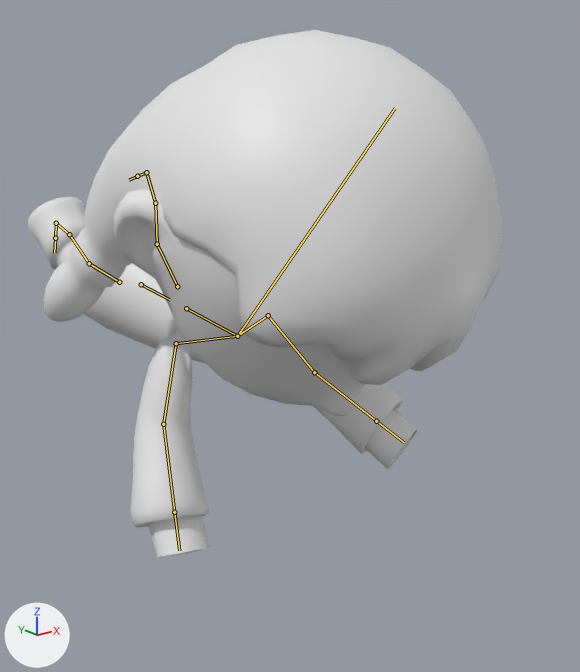
One commit to the FBX model Assets/Models/Character/Animations/Amelie_Cat_MidairDodge.fbx: the scene before it, then after it.
Rendered twice from a 50 mm camera at (-1.108, -2.09, 0.889) aimed at (0.124, -0.55, 0.273). Arrows for +X, +Y and +Z are at lower left; the lights stay in place. The first picture is the older version. Both versions are drawn at frame 15 of the action 'Armature|CAT DASH IN AIR'; the numbers are the values there. The bones that change, and the others that lie on the model, are drawn over the model as lines.

Names of what the first picture shows: 'gambe_LP'.
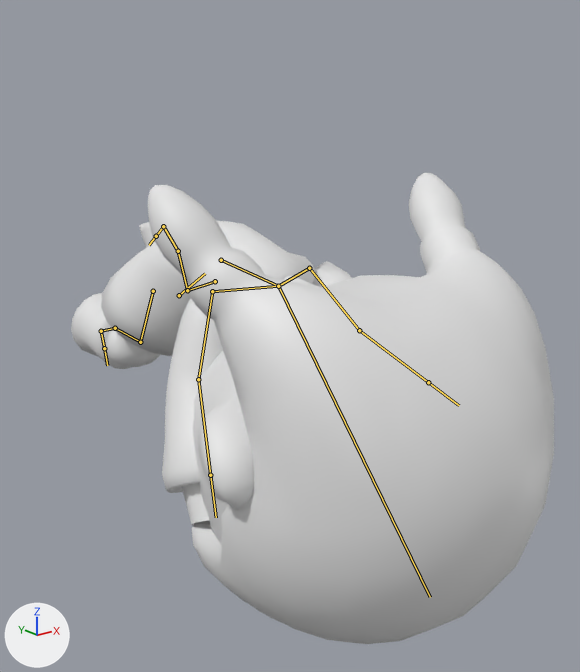
Edits to the scene script, one JSON object a line:
```json
{"block": "bone_bacino", "where": "bone_bacino = bpy.data.objects['Armature'].pose.bones['bacino']"}
{"op": "set", "path": "bone_bacino.location", "old": "(0.0, 1.87, 0.0)", "new": "(0.0, 1.89, 0.49)"}
{"op": "set", "path": "bone_bacino.rotation_quaternion", "old": "(0.652, 0.756, 0.043, -0.027)", "new": "(0.887, 0.458, 0.039, -0.041)", "note": "degrees (99, 6, 2) -> degrees (54, 6, -2)"}
{"block": "bone_busto", "where": "bone_busto = bpy.data.objects['Armature'].pose.bones['busto']  # child of 'bacino'"}
{"op": "set", "path": "bone_busto.rotation_quaternion", "old": "(1.0, 0.0, 0.0, 0.0)", "new": "(0.93, 0.367, 0.025, 0.016)", "note": "degrees (0, 0, 0) -> degrees (43, 2, 3)"}
{"block": "bone_testa", "where": "bone_testa = bpy.data.objects['Armature'].pose.bones['testa']  # child of 'busto'"}
{"op": "set", "path": "bone_testa.rotation_quaternion", "old": "(0.878, -0.478, -0.032, 0.021)", "new": "(0.94, 0.338, -0.008, 0.043)", "note": "degrees (-57, -2, 4) -> degrees (39, -3, 4)"}
{"block": "bone_gamba_l", "where": "bone_gamba_l = bpy.data.objects['Armature'].pose.bones['gamba.L']  # child of 'bacino'"}
{"op": "set", "path": "bone_gamba_l.rotation_quaternion", "old": "(0.959, -0.274, 0.03, 0.063)", "new": "(0.989, -0.133, 0.029, 0.063)", "note": "degrees (-32, 5, 6) -> degrees (-15, 4, 7)"}
{"block": "bone_ginocchio_l", "where": "bone_ginocchio_l = bpy.data.objects['Armature'].pose.bones['ginocchio.L']  # child of 'gamba.L'"}
{"op": "set", "path": "bone_ginocchio_l.rotation_quaternion", "old": "(0.937, -0.348, 0.02, -0.017)", "new": "(0.777, -0.628, 0.035, -0.017)", "note": "degrees (-41, 1, -3) -> degrees (-78, 2, -4)"}
{"block": "bone_gamba_r", "where": "bone_gamba_r = bpy.data.objects['Armature'].pose.bones['gamba.R']  # child of 'bacino'"}
{"op": "set", "path": "bone_gamba_r.rotation_quaternion", "old": "(1.0, -0.013, -0.004, 0.022)", "new": "(0.957, 0.29, 0.016, 0.007)", "note": "degrees (-1, 0, 3) -> degrees (34, 2, 1)"}
{"block": "bone_ginocchio_r", "where": "bone_ginocchio_r = bpy.data.objects['Armature'].pose.bones['ginocchio.R']  # child of 'gamba.R'"}
{"op": "set", "path": "bone_ginocchio_r.rotation_quaternion", "old": "(0.978, -0.206, -0.015, -0.019)", "new": "(0.812, -0.583, -0.041, 0.004)", "note": "degrees (-24, -2, -2) -> degrees (-71, -4, 3)"}
```

Location of each change, [x1, y1, x2, y2] in pixels of the pictures (580 x 672 px):
```json
{"object": "gambe_LP", "change": "posed", "before": [28, 30, 502, 558], "after": [71, 173, 554, 644], "on screen": "11% shorter"}
{"bone": "bacino", "before": "(141, 284) to (169, 299)", "after": "(179, 295) to (205, 273)"}
{"bone": "busto", "before": "(186, 308) to (237, 336)", "after": "(221, 260) to (278, 286)"}
{"bone": "testa", "before": "(237, 336) to (395, 108)", "after": "(278, 286) to (430, 597)"}
{"bone": "gamba.L", "before": "(177, 286) to (157, 244)", "after": "(215, 281) to (187, 290)"}
{"bone": "ginocchio.L", "before": "(157, 244) to (155, 203)", "after": "(187, 290) to (178, 251)"}
{"bone": "gamba.R", "before": "(119, 282) to (89, 263)", "after": "(153, 291) to (140, 342)"}
{"bone": "ginocchio.R", "before": "(89, 263) to (69, 234)", "after": "(140, 342) to (115, 328)"}
```
